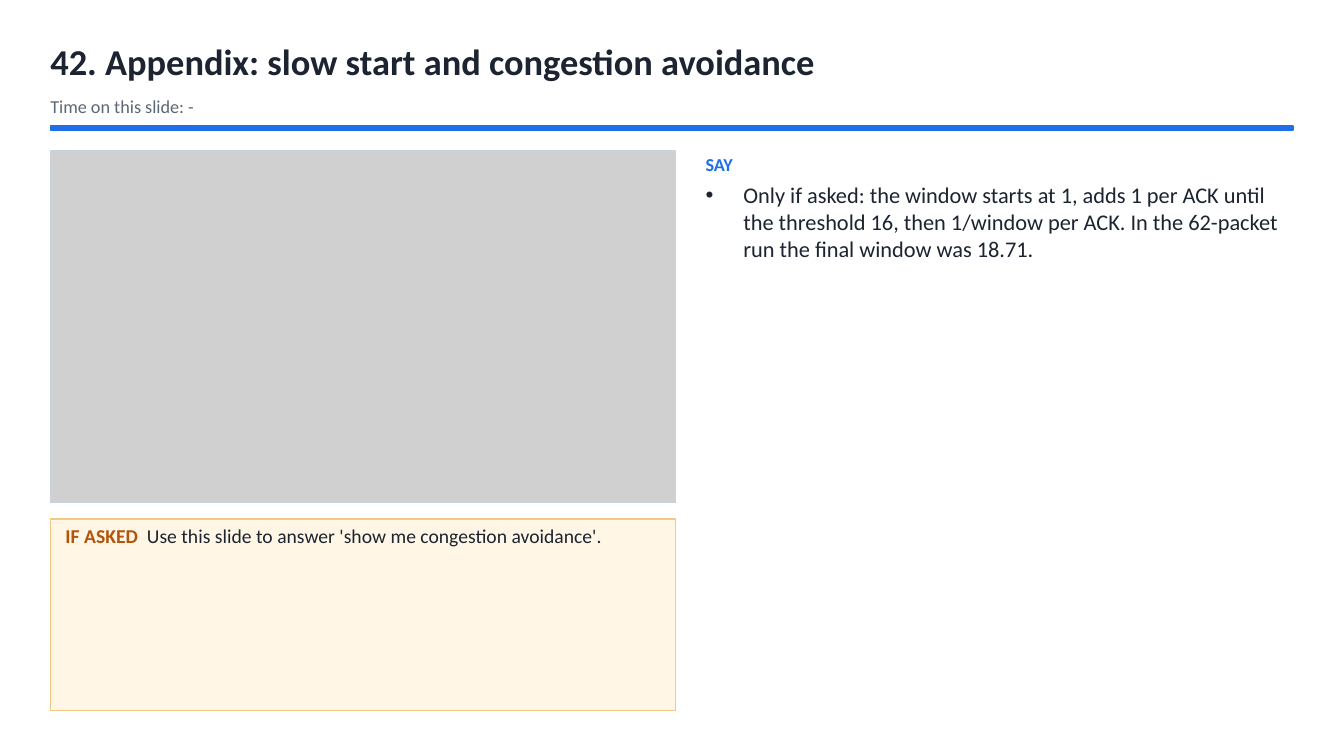
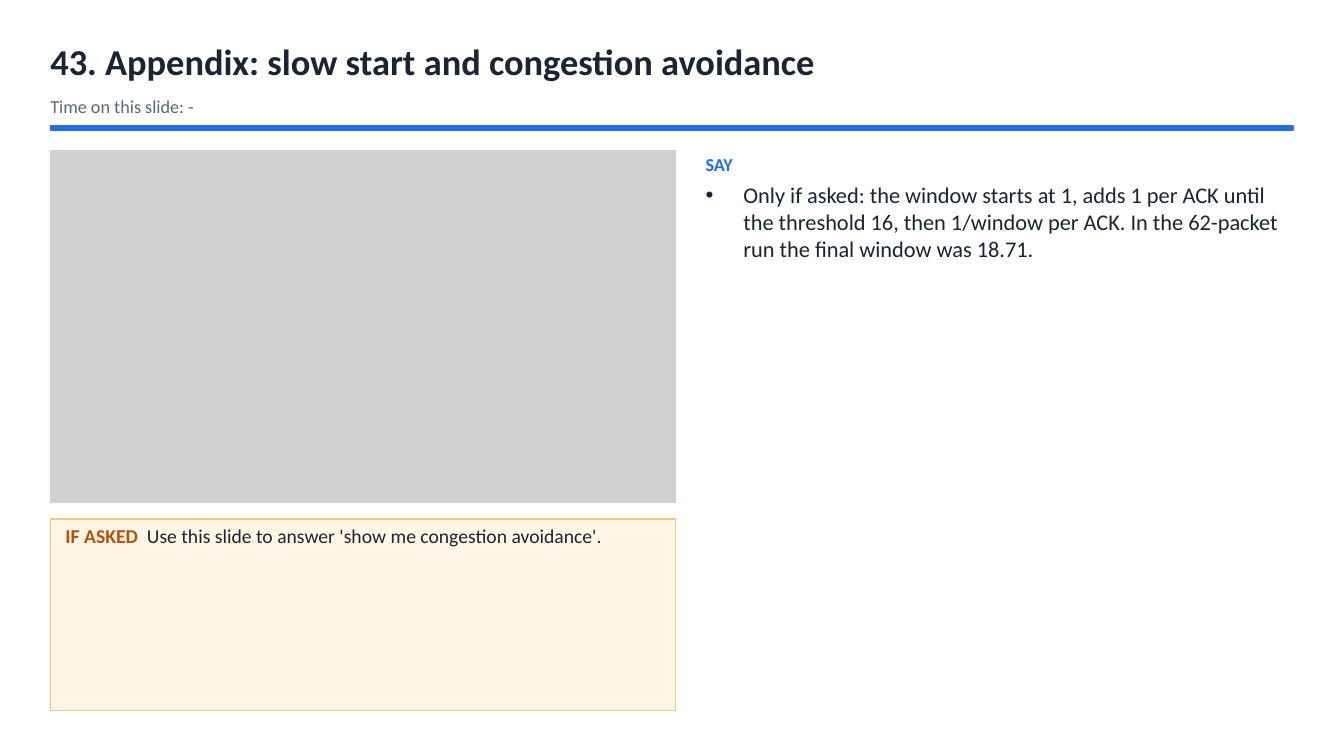
Before and after one commit to Capsturrrr/REPLIC, a slide deck: slide 45 of docs/final/RUDP_Host_Guide.pptx (slide 44 before the commit). Drawn at 1344x756 pixels with LibreOffice and Linux fonts; fonts in the diff are those of the drawing; grey boxes stand for pictures. Boxes give left, top, right and bottom in pixels: in the first picture for what was removed or moved away, otherwise in the second. Text is boxed around its words. In the diff, an @@ line names an element or a change of style, - is before the commit and + after.

```diff
--- a/docs/final/RUDP_Host_Guide.pptx
+++ b/docs/final/RUDP_Host_Guide.pptx
@@ text at bbox=[50, 49, 814, 81]: text changed @@
-42. Appendix: slow start and congestion avoidance
+43. Appendix: slow start and congestion avoidance
```
Also in this commit, not shown: 37 other slides changed, 1 slide added, 6 other files.
